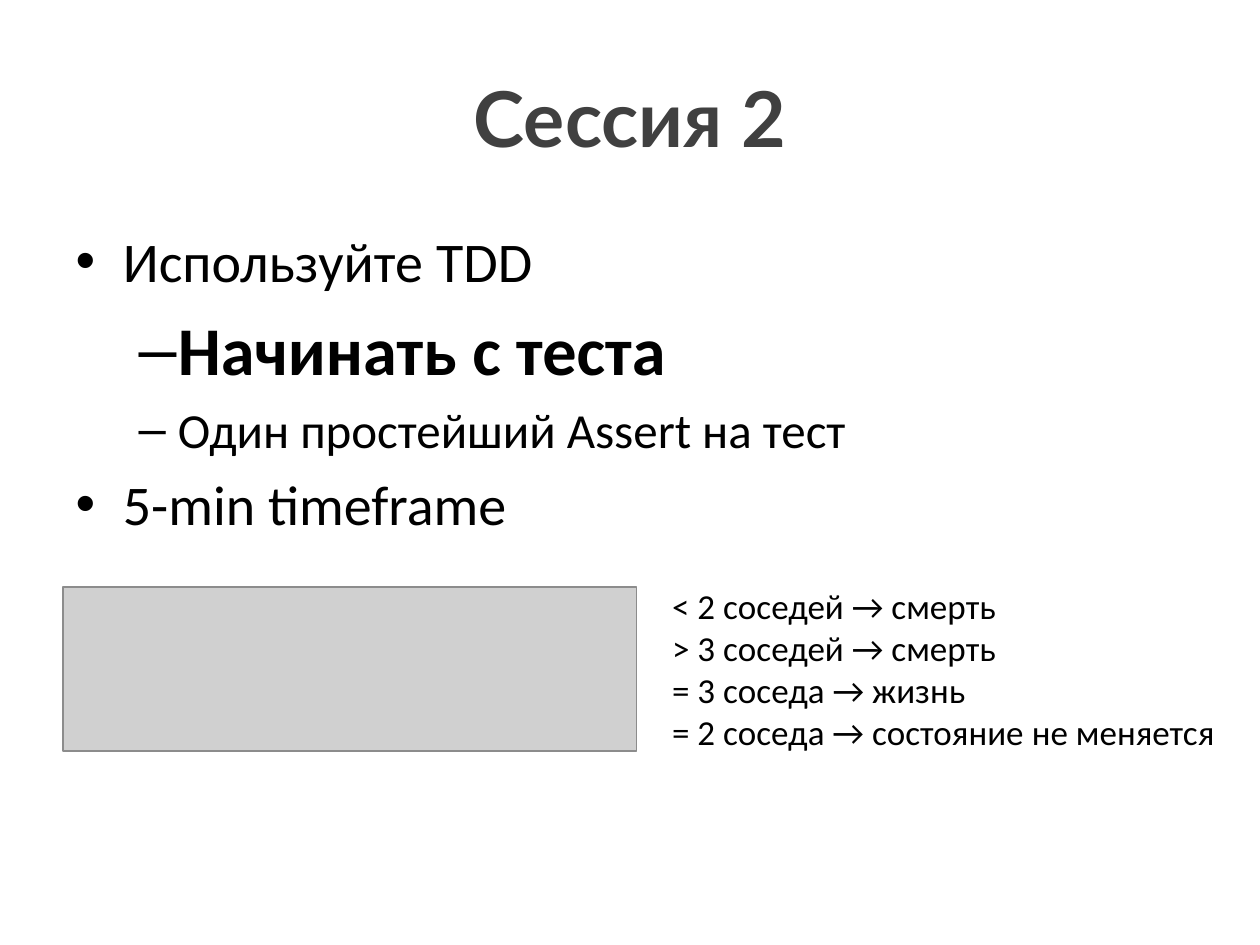
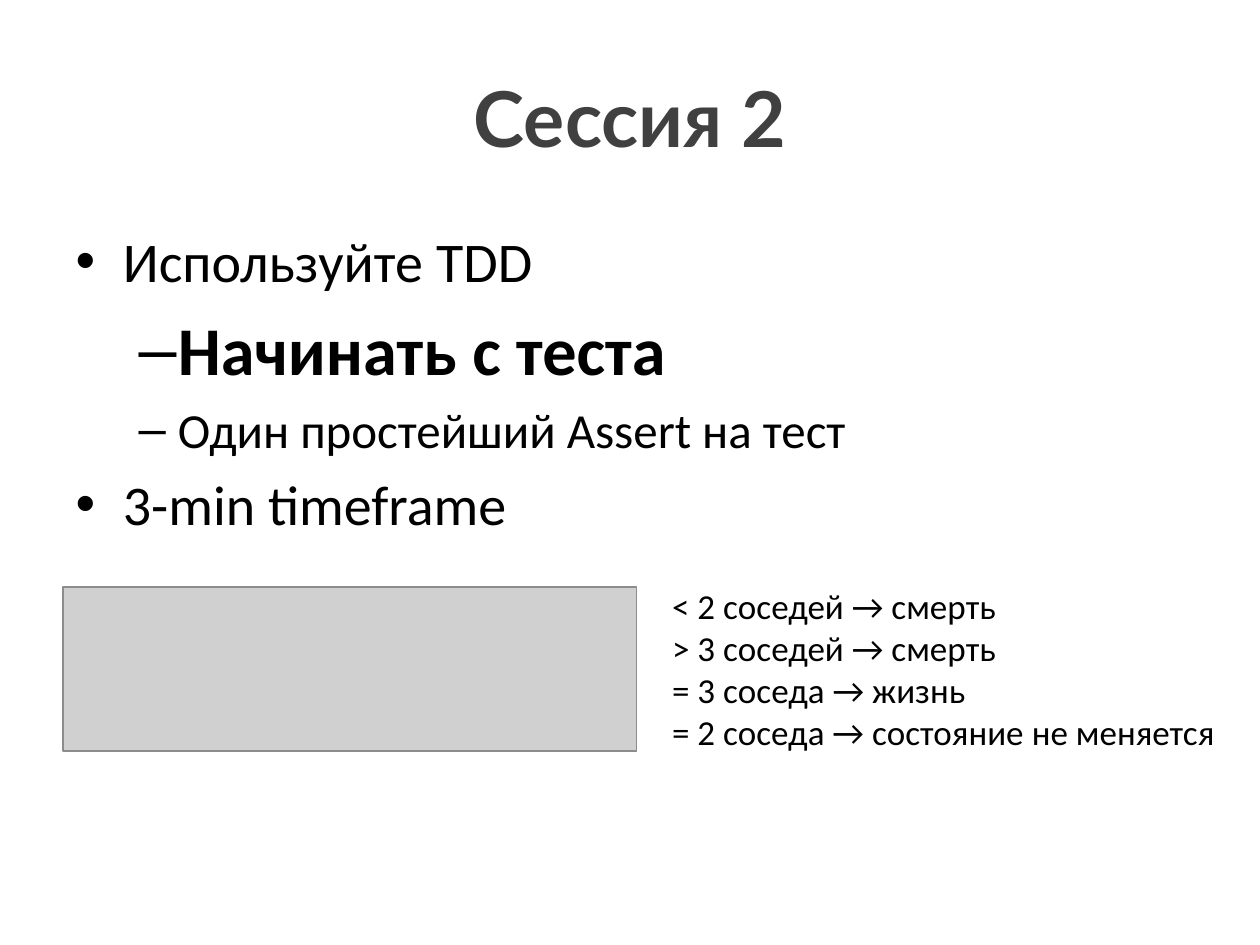
Before and after one commit to xoposhiy/xoposhiy.github.io, a slide deck: slide 9 of coderetreat/2018-02-kampus CodeRetreat.pptx. Drawn at 1260x945 pixels with LibreOffice and Linux fonts; fonts in the diff are those of the drawing; grey boxes stand for pictures. Boxes give left, top, right and bottom in pixels: in the first picture for what was removed or moved away, otherwise in the second. Text is boxed around its words. In the diff, an @@ line names an element or a change of style, - is before the commit and + after.

```diff
--- a/coderetreat/2018-02-kampus CodeRetreat.pptx
+++ b/coderetreat/2018-02-kampus CodeRetreat.pptx
@@ text at [123,486,506,526]: text changed @@
-• 5-min timeframe
+• 3-min timeframe
```
Also in this commit, not shown: 7 other files.
